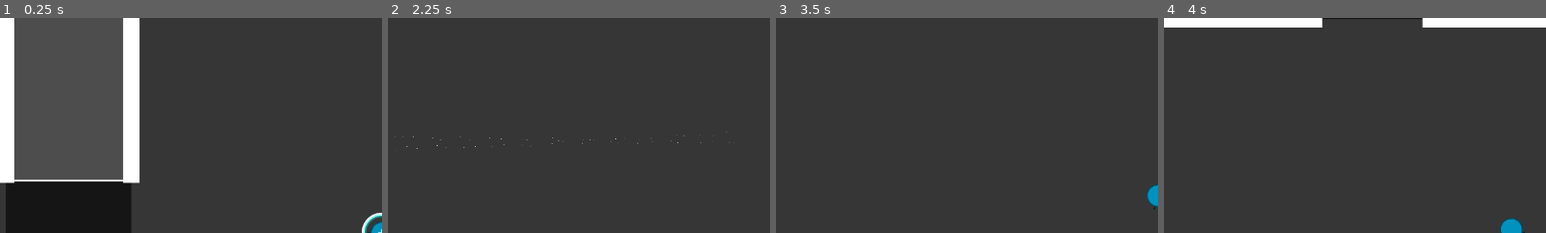
Above: before the commit, frames 1-4 (left to right).
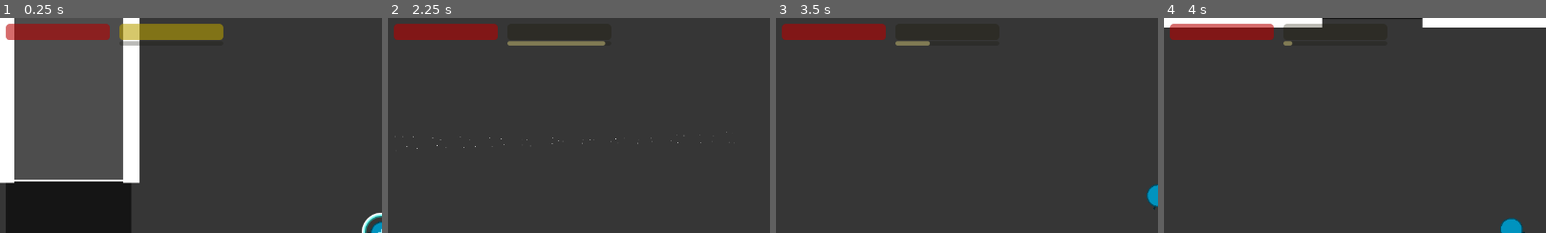
Above: after the commit, the same moments.

Repository: doanryderrhythm/thesis-1-vng-game
Game: Godot game, scene res://scenes/main_scenes/play_scene.tscn
The game is run twice, just before and just after one commit, with the same random seed, the same clock (stepped at 60 frames per second) and the same inputs.
Inputs (mouse positions are % of the whole screen's width and height, from its top left):
- Up to frame 1 (0.25 s): no input
- Up to frame 2 (2.25 s): tap Enter at 0.5 s; move the mouse to (72, 45) at 0.52 s; hold Right (right) 0.53-1.28 s; tap Space (dash) at 0.6, 1.35, 2.1 s; click (72, 45) at 0.67 s; move the mouse to (30, 55) at 1.27 s; hold Down (down) 1.28-2.03 s; click (30, 55) at 1.42 s; move the mouse to (60, 28) at 2.02 s; hold Right (right) from 2.03 s (still down); click (60, 28) at 2.17 s
- Up to frame 3 (3.5 s): move the mouse to (45, 70) at 2.77 s; release Right (right) at 2.78 s; hold Up (up) from 2.78 s (still down); tap Space (dash) at 2.85 s; click (45, 70) at 2.92 s
- Up to frame 4 (4 s): move the mouse to (80, 65) at 3.52 s; release Up (up) at 3.53 s; hold Left (left) from 3.53 s (still down); tap Space (dash) at 3.6 s; click (80, 65) at 3.67 s
The pictures show only the part of the screen within x 0-50%, y 0-50%; the shares and areas given below are measured in that part.

The runs differ from the first frame. In frame 1, 4.2% of the frame differs, in the area x 1-59%, y 2-13%; in frame 2, 2.6%; in frame 3, 2.2%; in frame 4, 2.3%.

Commit message:
Added audio for playtesting, added restart function

Diff:
--- a/untitled-thesis-1-game/project.godot
+++ b/untitled-thesis-1-game/project.godot
@@ -19,6 +19,7 @@
 
 GameManager="*uid://cvck5mj1un6eb"
 ValueStorer="*uid://fls5guvqpn01"
+AudioStorer="*uid://i4hpi7gpx185"
 
 [display]
 
@@ -56,6 +57,11 @@
 "events": [Object(InputEventKey,"resource_local_to_scene":false,"resource_name":"","device":-1,"window_id":0,"alt_press …(191 unchanged characters)…
 ]
 }
+restart={
+"deadzone": 0.2,
+"events": [Object(InputEventKey,"resource_local_to_scene":false,"resource_name":"","device":-1,"window_id":0,"alt_pressed":false,"shift_pressed":false,"ctrl_pressed":false,"meta_pressed":false,"pressed":false,"keycode":0,"physical_keycode":82,"key_label":0,"unicode":114,"location":0,"echo":false,"script":null)
+]
+}
 
 [layer_names]
 
--- a/untitled-thesis-1-game/scenes/enemies/base_enemy.tscn
+++ b/untitled-thesis-1-game/scenes/enemies/base_enemy.tscn
@@ -5,6 +5,9 @@
 [ext_resource type="PackedScene" uid="uid://ccs1cb8eeq3sc" path="res://scenes/bullets/base_bullet.tscn" id="2_ylyo2"]
 [ext_resource type="Script" uid="uid://2jniw3exf4mu" path="res://scripts/area_2d/hit_area_2d.gd" id="3_hsw27"]
 [ext_resource type="Script" uid="uid://crv1isw4q5df" path="res://scripts/area_2d/hurt_area_2d.gd" id="4_5dnuu"]
+[ext_resource type="AudioStream" uid="uid://kjqysipjyi6k" path="res://sfx/enemy_shoot.wav" id="6_n2ebm"]
+[ext_resource type="AudioStream" uid="uid://cwqp446t35x4d" path="res://sfx/enemy_hurt.wav" id="7_i1su5"]
+[ext_resource type="AudioStream" uid="uid://dpxrdf5q83rgv" path="res://sfx/enemy_dead.wav" id="8_i1su5"]
 
 [sub_resource type="CircleShape2D" id="CircleShape2D_gbcqu"]
 radius = 55.03635
@@ -124,6 +127,15 @@
 [node name="AnimationPlayer" type="AnimationPlayer" parent="." unique_id=1481037309]
 libraries/ = SubResource("AnimationLibrary_n2ebm")
 
+[node name="ShootAudio" type="AudioStreamPlayer2D" parent="." unique_id=845705284]
+stream = ExtResource("6_n2ebm")
+
+[node name="HurtAudio" type="AudioStreamPlayer2D" parent="." unique_id=1071958891]
+stream = ExtResource("7_i1su5")
+
+[node name="DeadAudio" type="AudioStreamPlayer2D" parent="." unique_id=915990040]
+stream = ExtResource("8_i1su5")
+
 [connection signal="timeout" from="ShootingDelayTimer" to="." method="_on_shooting_delay_timer_timeout"]
 [connection signal="timeout" from="NavigationTimer" to="." method="_on_navigation_timer_timeout"]
 [connection signal="velocity_computed" from="NavigationAgent2D" to="." method="_on_navigation_agent_2d_velocity_computed"]
--- a/untitled-thesis-1-game/scenes/lazers/lazer_test.tscn
+++ b/untitled-thesis-1-game/scenes/lazers/lazer_test.tscn
@@ -1,6 +1,7 @@
 [gd_scene format=3 uid="uid://bcru1g7wj4ujy"]
 
 [ext_resource type="Script" uid="uid://2jniw3exf4mu" path="res://scripts/area_2d/hit_area_2d.gd" id="1_1ulxr"]
+[ext_resource type="AudioStream" uid="uid://dbeo51i4e64wl" path="res://sfx/lazer.wav" id="2_6whbb"]
 
 [sub_resource type="GDScript" id="GDScript_1ulxr"]
 resource_name = "lazer"
@@ -16,6 +17,8 @@
 @onready var finish_timer: Timer = $FinishTimer
 
 @onready var lazer_hit_collision: CollisionShape2D = $HitArea2D/CollisionShape2D
+
+@onready var lazer_shoot_audio: AudioStreamPlayer2D = $LazerShootAudio
 
 var is_spawned: bool = false;
 
@@ -54,6 +57,7 @@
 	finish_lazer.visible = true
 	finish_lazer.process_mode = Node.PROCESS_MODE_INHERIT
 	finish_timer.start()
+	lazer_shoot_audio.play()
 
 	lazer_hit_collision.disabled = false
 	pass # Replace with function body.
@@ -109,5 +113,8 @@
 shape = SubResource("SegmentShape2D_6whbb")
 debug_color = Color(1, 0, 0, 0.41960785)
 
+[node name="LazerShootAudio" type="AudioStreamPlayer2D" parent="." unique_id=1492291006]
+stream = ExtResource("2_6whbb")
+
 [connection signal="timeout" from="WarningTimer" to="." method="_on_warning_timer_timeout"]
 [connection signal="timeout" from="FinishTimer" to="." method="_on_finish_timer_timeout"]
--- a/untitled-thesis-1-game/scenes/main_scenes/play_scene.tscn
+++ b/untitled-thesis-1-game/scenes/main_scenes/play_scene.tscn
@@ -1,9 +1,27 @@
 [gd_scene format=3 uid="uid://7hve4728seki"]
 
 [ext_resource type="PackedScene" uid="uid://bmne7bel88n5p" path="res://scenes/player/player.tscn" id="1_tt14s"]
+[ext_resource type="PackedScene" uid="uid://di78feag8gs8a" path="res://scenes/ui/debug_ui.tscn" id="1_vrx0d"]
 [ext_resource type="PackedScene" uid="uid://dls40hpj5hhkq" path="res://scenes/cursors/aim_cursor.tscn" id="2_qvacy"]
 
+[sub_resource type="GDScript" id="GDScript_vrx0d"]
+resource_name = "play_scene"
+script/source = "extends Node2D
+
+func _ready() -> void:
+	GameManager.reset()
+	pass
+
+func _process(_delta: float) -> void:
+	if Input.is_action_just_pressed(\"restart\"):
+		get_tree().reload_current_scene()
+	pass
+"
+
 [node name="PlayScene" type="Node2D" unique_id=1264302626]
+script = SubResource("GDScript_vrx0d")
+
+[node name="DebugUi" parent="." unique_id=2086543205 instance=ExtResource("1_vrx0d")]
 
 [node name="Rooms" type="Node2D" parent="." unique_id=1728958944]
 
--- a/untitled-thesis-1-game/scenes/player/player.tscn
+++ b/untitled-thesis-1-game/scenes/player/player.tscn
@@ -6,6 +6,9 @@
 [ext_resource type="PackedScene" uid="uid://vtxwdqpa14io" path="res://scenes/bullets/player_bullet.tscn" id="3_0owmy"]
 [ext_resource type="Script" uid="uid://crv1isw4q5df" path="res://scripts/area_2d/hurt_area_2d.gd" id="3_gmlin"]
 [ext_resource type="Script" uid="uid://2jniw3exf4mu" path="res://scripts/area_2d/hit_area_2d.gd" id="3_lvxji"]
+[ext_resource type="AudioStream" uid="uid://r6ubrcbwu6p8" path="res://sfx/player_shoot.wav" id="7_0owmy"]
+[ext_resource type="AudioStream" uid="uid://bglthoh62y2ot" path="res://sfx/player_dash.wav" id="8_5gtgg"]
+[ext_resource type="AudioStream" uid="uid://cn0svmt1f6uuy" path="res://sfx/player_hurt.wav" id="9_h17s1"]
 
 [sub_resource type="CircleShape2D" id="CircleShape2D_dovo2"]
 radius = 43.0
@@ -162,6 +165,7 @@
 
 [node name="DashWaitTimer" type="Timer" parent="." unique_id=1809352841]
 wait_time = 2.0
+one_shot = true
 
 [node name="ShootingDelayTimer" type="Timer" parent="." unique_id=1597221770]
 wait_time = 0.05
@@ -177,6 +181,18 @@
 [node name="AnimationPlayer" type="AnimationPlayer" parent="." unique_id=1653231991]
 libraries/ = SubResource("AnimationLibrary_qek5x")
 
+[node name="ShootAudio" type="AudioStreamPlayer" parent="." unique_id=2083168107]
+stream = ExtResource("7_0owmy")
+
+[node name="DashAudio" type="AudioStreamPlayer" parent="." unique_id=1195684177]
+stream = ExtResource("8_5gtgg")
+
+[node name="HurtAudio" type="AudioStreamPlayer" parent="." unique_id=82312015]
+stream = ExtResource("9_h17s1")
+
+[node name="AudioListener2D" type="AudioListener2D" parent="." unique_id=2042102076]
+current = true
+
 [connection signal="timeout" from="DashWaitTimer" to="." method="_on_dash_wait_timer_timeout"]
 [connection signal="timeout" from="ShootingDelayTimer" to="." method="_on_shooting_delay_timer_timeout"]
 [connection signal="timeout" from="InvulnerableTimer" to="." method="_on_invulnerable_timer_timeout"]
--- a/untitled-thesis-1-game/scenes/ui/debug_ui.tscn
+++ b/untitled-thesis-1-game/scenes/ui/debug_ui.tscn
@@ -5,44 +5,59 @@
 script/source = "extends CanvasLayer
 class_name DebugUI
 
-@onready var play_time_label: Label = $PlayTimeLabel
-@onready var max_min_enemy_label: Label = $MaxMinEnemyLabel
+@onready var health_bar: ProgressBar = $HealthBar
+@onready var dash_bar: ProgressBar = $DashBar
+@onready var fill_dash_bar: ProgressBar = $FillDashBar
 
 func _ready() -> void:
-	change_play_time()
-	change_min_max_enemy()
+	health_bar.min_value = 0
+	health_bar.max_value = GameManager.player.health
 
-	GameManager.play_time_change.connect(change_play_time)
-	GameManager.max_min_enemy_change.connect(change_min_max_enemy)
+	dash_bar.min_value = 0
+	dash_bar.max_value = ValueStorer.max_dash_count
 
-func change_play_time() -> void:
-	play_time_label.text = \"Play Time: \" + str(GameManager.play_time_int)
+	fill_dash_bar.min_value = 0
+	fill_dash_bar.max_value = ValueStorer.dash_wait_time
 
-func change_min_max_enemy() -> void:
-	max_min_enemy_label.text = \"Min: \" + str(GameManager.min_enemies_num) + \", Max: \" + str(GameManager.max_enemies_num) + \", Phase: \" + str(GameManager.current_phase)
+	change_health()
+	change_dash()
+
+	GameManager.health_change.connect(change_health)
+	GameManager.dash_change.connect(change_dash)
+
+func _process(_delta: float) -> void:
+	fill_dash_bar.value = GameManager.player._dash_wait_timer.time_left
+
+func change_health() -> void:
+	health_bar.value = GameManager.player.health
+
+func change_dash() -> void:
+	dash_bar.value = GameManager.player._dash_count
 "
 
 [node name="DebugUi" type="CanvasLayer" unique_id=2086543205]
 script = SubResource("GDScript_2bpog")
 
-[node name="PlayTimeLabel" type="Label" parent="." unique_id=493923743]
-offset_left = 30.0
-offset_top = 30.0
-offset_right = 477.0
-offset_bottom = 72.0
-theme_override_font_sizes/font_size = 30
-text = "Play Time"
+[node name="HealthBar" type="ProgressBar" parent="." unique_id=1895197231]
+modulate = Color(1, 0, 0, 1)
+offset_left = 10.0
+offset_top = 10.0
+offset_right = 184.0
+offset_bottom = 37.0
+show_percentage = false
 
-[node name="MaxMinEnemyLabel" type="Label" parent="." unique_id=318506730]
-anchors_preset = 1
-anchor_left = 1.0
-anchor_right = 1.0
-offset_left = -472.0
-offset_top = 30.0
-offset_right = -30.0
-offset_bottom = 72.0
-grow_horizontal = 0
-pivot_offset = Vector2(442, 0)
-theme_override_font_sizes/font_size = 30
-text = "Max Min"
-horizontal_alignment = 2
+[node name="DashBar" type="ProgressBar" parent="." unique_id=1040436508]
+modulate = Color(1, 0.8671875, 0, 1)
+offset_left = 200.0
+offset_top = 10.0
+offset_right = 374.0
+offset_bottom = 37.0
+show_percentage = false
+
+[node name="FillDashBar" type="ProgressBar" parent="." unique_id=416679215]
+modulate = Color(1, 0.94375, 0.578125, 1)
+offset_left = 200.0
+offset_top = 39.0
+offset_right = 374.0
+offset_bottom = 46.0
+show_percentage = false
--- /dev/null
+++ b/untitled-thesis-1-game/scripts/autoload/audio_storer.gd
@@ -0,0 +1,9 @@
+extends Node
+
+@export var enemy_dead: AudioStreamWAV = load("res://sfx/enemy_dead.wav")
+@export var enemy_hurt: AudioStreamWAV = load("res://sfx/enemy_hurt.wav")
+@export var enemy_shoot: AudioStreamWAV = load("res://sfx/enemy_shoot.wav")
+@export var lazer: AudioStreamWAV = load("res://sfx/lazer.wav")
+@export var player_dash: AudioStreamWAV = load("res://sfx/player_dash.wav")
+@export var player_hurt: AudioStreamWAV = load("res://sfx/player_hurt.wav")
+@export var player_shoot: AudioStreamWAV = load("res://sfx/player_shoot.wav")
--- a/untitled-thesis-1-game/scripts/autoload/game_manager.gd
+++ b/untitled-thesis-1-game/scripts/autoload/game_manager.gd
@@ -28,26 +28,41 @@
 var play_time_int: int = 0
 var stage_stats: Array[StageStats]
 
-signal play_time_change
-signal max_min_enemy_change
+signal health_change
+signal dash_change
 
 func _ready() -> void:
+	pass
+
+func reset() -> void:
+	current_id_x = 0
+	current_id_y = 0
+
+	current_level = 0
+	ongoing_level = 0
+	current_phase = 0
+	max_phase = 0
+
+	enemy_particles = preload("res://effects/base_enemy_spawn.tscn")
+	enemy_scenes = []
+	room_scenes = []
+
+	base_room = preload("res://scenes/rooms/base_room.tscn")
+	rooms = []
+
 	set_up_stage_stats()
 	set_up_rooms()
 	set_up_enemies()
 
 	create_room(0, 0)
 	create_available_rooms(current_id_x, current_id_y)
-	pass
 
 func _process(delta: float) -> void:
 	play_time += delta
 	if play_time_int != int(play_time):
 		play_time_int = int(play_time)
-		play_time_change.emit()
 		if play_time_int >= stage_stats[current_level].time_to_pass and current_level + 1 < stage_stats.size():
 			current_level += 1
-			max_min_enemy_change.emit()
 
 func set_up_rooms() -> void:
 	var listener: RoomsListener = load("res://resources/rooms/rooms_listener.tres")
--- a/untitled-thesis-1-game/scripts/autoload/value_storer.gd
+++ b/untitled-thesis-1-game/scripts/autoload/value_storer.gd
@@ -25,6 +25,7 @@
 var enemy_radius: float = 55.0
 var player_bullet_speed_mult: float = 3.0
 var max_dash_count: int = 3
+var dash_wait_time: float = 2.0
 #endregion
 
 #region HEALTH
--- a/untitled-thesis-1-game/scripts/base_character/base_character.gd
+++ b/untitled-thesis-1-game/scripts/base_character/base_character.gd
@@ -24,18 +24,4 @@
 	pass
 
 func hurt(area: Area2D) -> void:
-	if is_dead:
-		return
-
-	var temp = area
-	while temp.get_parent() != null:
-		temp = temp.get_parent()
-		if temp is BaseCharacter:
-			break
-	if temp is Player:
-		is_dead = true
-		queue_free()
-		dead.emit()
-	else:
-		take_damage(5.0)
 	pass
--- a/untitled-thesis-1-game/scripts/enemies/base_enemy.gd
+++ b/untitled-thesis-1-game/scripts/enemies/base_enemy.gd
@@ -15,6 +15,9 @@
 var goal: Node
 
 @onready var anim: AnimationPlayer = $AnimationPlayer
+@onready var shoot_audio: AudioStreamPlayer2D = $ShootAudio
+@onready var hurt_audio: AudioStreamPlayer2D = $HurtAudio
+@onready var dead_audio: AudioStreamPlayer2D = $DeadAudio
 
 func _ready() -> void:
 	anim.play("default")
@@ -51,9 +54,13 @@
 
 	health -= _damage
 	anim.play("hurt")
+	hurt_audio.play()
 	if health <= 0:
 		is_dead = true
 		dead.emit()
+		dead_audio.play()
+		var parent = get_tree().current_scene
+		dead_audio.reparent(parent)
 		queue_free()
 
 func _process(_delta: float) -> void:
@@ -67,6 +74,7 @@
 	navigation_agent.set_velocity(new_velocity)
 
 func shoot_bullets() -> void:
+	shoot_audio.play()
 	for i in range(shoot_markers.size()):
 		var bullet = bullet_scene.instantiate()
 		bullet.global_position = shoot_markers[i].global_position
@@ -102,3 +110,22 @@
 	velocity = velocity.move_toward(safe_velocity * enemy_stats.movement_speed, 10.0)
 	move_and_slide()
 	pass # Replace with function body.
+
+func hurt(area: Area2D) -> void:
+	if is_dead:
+		return
+
+	var temp = area
+	while temp.get_parent() != null:
+		temp = temp.get_parent()
+		if temp is BaseCharacter:
+			break
+	if temp is Player:
+		is_dead = true
+		dead_audio.play()
+		var parent = get_tree().current_scene
+		dead_audio.reparent(parent)
+		queue_free()
+		dead.emit()
+	else:
+		take_damage(5.0)
--- a/untitled-thesis-1-game/scripts/player/player.gd
+++ b/untitled-thesis-1-game/scripts/player/player.gd
@@ -42,6 +42,9 @@
 @onready var _circle_hurt_collision: CollisionShape2D = $HurtAreas/CircleHurtArea2D/CollisionShape2D
 
 @onready var _anim: AnimationPlayer = $AnimationPlayer
+@onready var _shoot_audio: AudioStreamPlayer = $ShootAudio
+@onready var _dash_audio: AudioStreamPlayer = $DashAudio
+@onready var _hurt_audio: AudioStreamPlayer = $HurtAudio
 
 var state: PlayerState
 var _is_dash: bool = false
@@ -88,7 +91,9 @@
 			return
 
 		_dash_count -= 1
+		GameManager.dash_change.emit()
 		_dash_direction_vector = Vector2(cos(rotation), sin(rotation))
+		_dash_audio.play()
 		toggle_dash(true)
 		_dash_timer.start()
 
@@ -110,6 +115,7 @@
 	pass
 
 func shoot_bullet() -> void:
+	_shoot_audio.play()
 	for i in range(_shoot_markers.size()):
 		var bullet = _bullet_scene.instantiate()
 		bullet.global_position = _shoot_markers[i].global_position
@@ -131,7 +137,9 @@
 		return
 
 	health -= _damage
+	GameManager.health_change.emit()
 	_anim.play("hurt")
+	_hurt_audio.play()
 	_invulnerable_timer.start()
 	_statue_timer.start()
 	_is_statue = true
@@ -205,6 +213,7 @@
 
 func _on_dash_wait_timer_timeout() -> void:
 	_dash_count = ValueStorer.max_dash_count
+	GameManager.dash_change.emit()
 	pass # Replace with function body.
 
 func _on_invulnerable_timer_timeout() -> void:
@@ -215,3 +224,9 @@
 func _on_statue_timer_timeout() -> void:
 	_is_statue = false;
 	pass # Replace with function body.
+
+func hurt(_area: Area2D) -> void:
+	if is_dead:
+		return
+
+	take_damage(5.0)
Not shown, added: untitled-thesis-1-game/scripts/autoload/audio_storer.gd.uid
Not shown, added: untitled-thesis-1-game/sfx/enemy_dead.wav.import
Not shown, added: untitled-thesis-1-game/sfx/enemy_hurt.wav.import
Not shown, added: untitled-thesis-1-game/sfx/enemy_shoot.wav.import
Not shown, added: untitled-thesis-1-game/sfx/lazer.wav.import
Not shown, added: untitled-thesis-1-game/sfx/player_dash.wav.import
Not shown, added: untitled-thesis-1-game/sfx/player_hurt.wav.import
Not shown, added: untitled-thesis-1-game/sfx/player_shoot.wav.import
Not shown, added: untitled-thesis-1-game/sfx/enemy_dead.wav
Not shown, added: untitled-thesis-1-game/sfx/enemy_hurt.wav
Not shown, added: untitled-thesis-1-game/sfx/enemy_shoot.wav
Not shown, added: untitled-thesis-1-game/sfx/lazer.wav
(and 3 more such lines)
